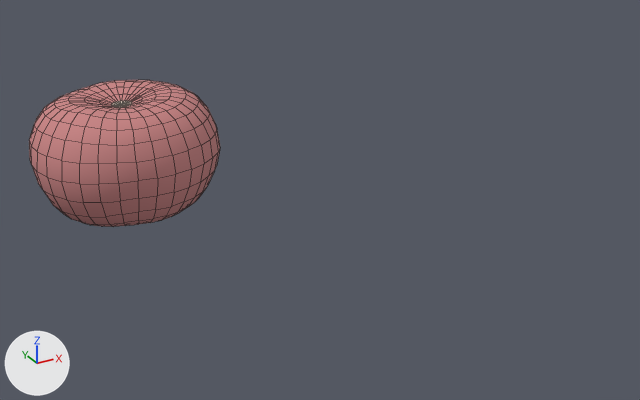
One commit to the FBX model Assets/Meshes/ingridients/tomato.FBX: the scene before it, then after it.
Camera for both pictures: a 50 mm camera at (-17.9, -46.2, 32.4) aimed at (12.9, 9.7, 4.4). Lighting does not change. The marker at lower left points along +X, +Y and +Z. Mesh edges are drawn as thin lines.

The scene before the commit, as lines of its bpy script (objects in view):
```python
me_mesh = bpy.data.meshes.new('Mesh')
me_mesh.from_pydata(...)  # 546 vertices, 544 faces; spans x -8.0..8.0, y -7.9..7.9, z -5.2..5.2
# faces by material slot: [496, 48]
me_mesh.materials.append(mat_tomato)  # pink #ca8484
me_mesh.materials.append(mat_tomato_top)  # light grey #cabdaf
ob_tomato = bpy.data.objects.new('tomato', me_mesh)
ob_tomato.location = (2.03, 24.67, 5.55)
```
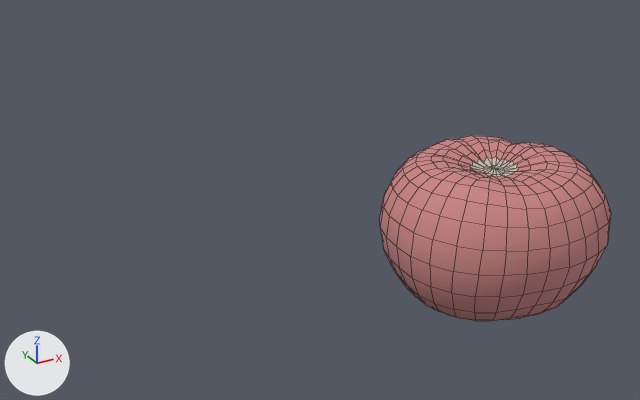
Scene script edits in JSON lines:
```json
{"block": "me_mesh", "where": "# used by ob_tomato; location = (2.03, 24.67, 5.55)"}
{"op": "remove", "block": "me_mesh", "code": "me_mesh.from_pydata(...)  # 546 vertices, 544 faces; spans x -8.0..8.0, y -7.9..7.9, z -5.2..5.2"}
{"op": "add", "block": "me_mesh", "code": "me_mesh.from_pydata(...)  # 498 vertices, 528 faces; spans x -8.0..8.1, y -7.9..7.9, z -5.2..5.2"}
{"block": "me_mesh", "change": "me_mesh part 1: 176 vertices moved from x -4.2..7.3, y -6.6..5.6, z -5.1..5.2 to x -4.2..6.9, y -6.7..5.3, z -5.1..5.2; 97 vertices removed from x -2.9..2.9, y -2.9..3.0, z -5.2..4.2; 49 vertices added at x -2.9..2.8, y -2.9..2.9, z -5.2..4.4"}
{"op": "set", "path": "ob_tomato.location", "old": "(2.03, 24.67, 5.55)", "new": "(19.96, -2.15, 5.55)"}
```

Changed parts and their boxes [x1, y1, x2, y2] in the pictures (640 x 400 px; the box of a moved part takes in the faces that stretch with it):
```json
{"object": "tomato", "change": "reshaped, moved", "before": [29, 80, 220, 227], "after": [379, 136, 611, 321], "on screen": "21% wider, 26% taller"}
{"part": 1, "of": "me_mesh", "change": "moved or reshaped", "before": [54, 80, 218, 187], "after": [416, 136, 611, 273]}
```
